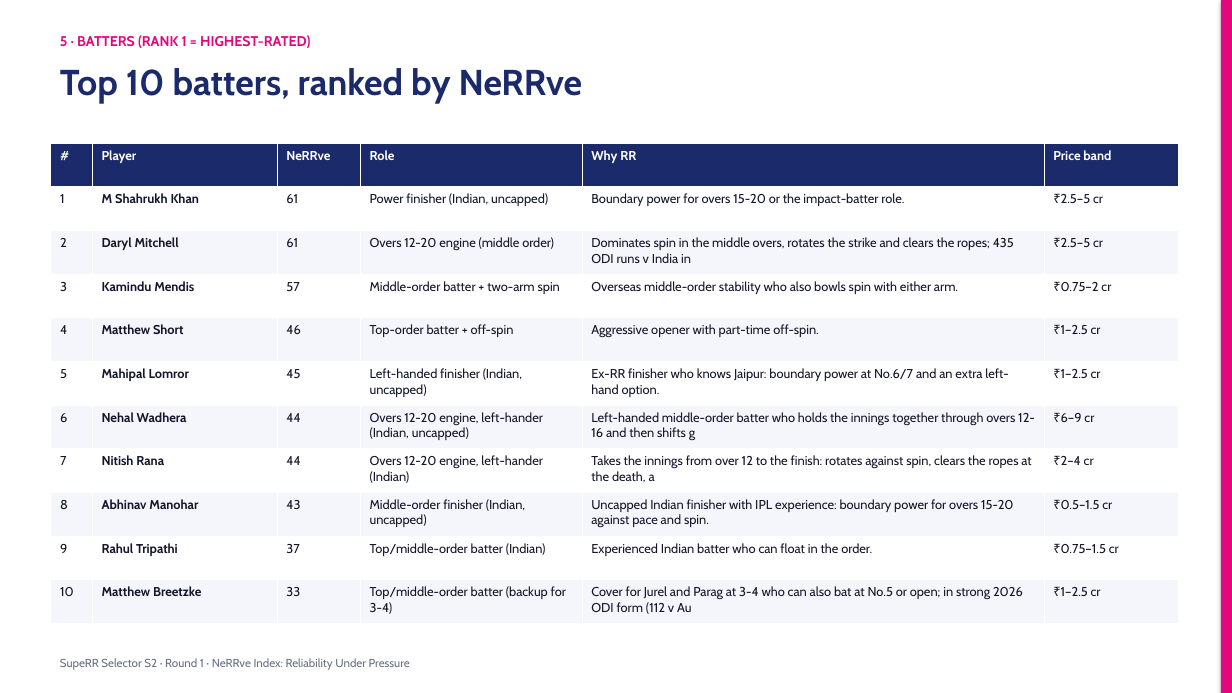
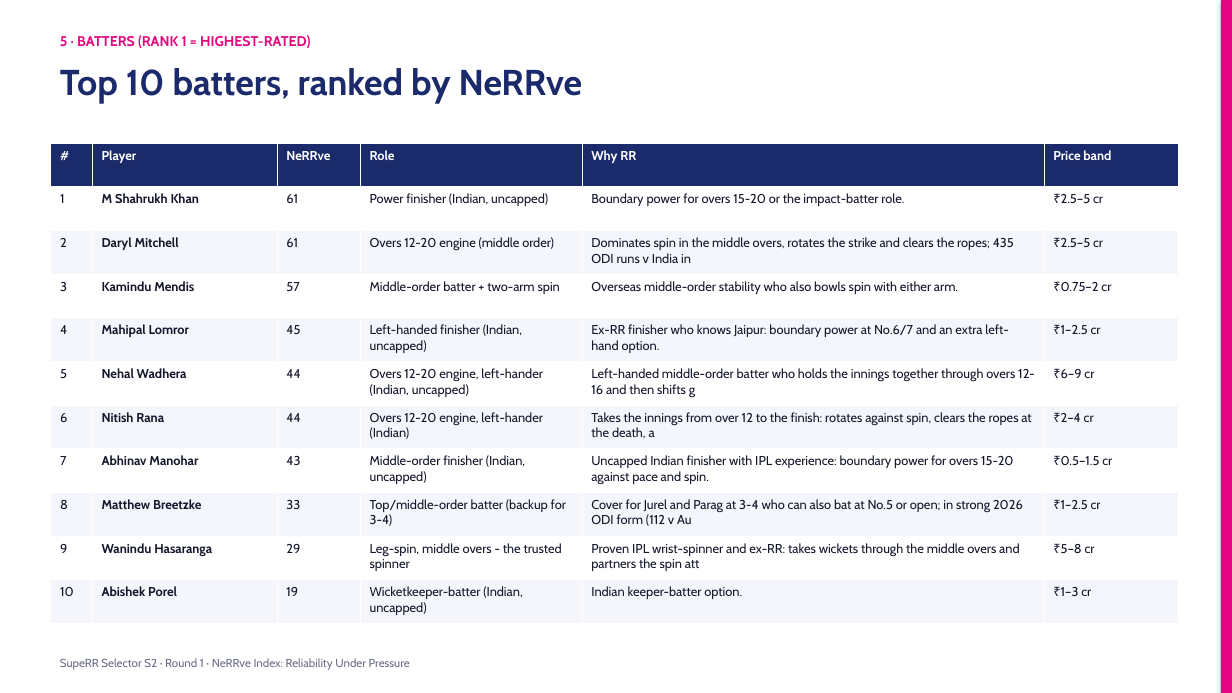
Before and after one commit to KoduruChandrasekhar/RRAuction-, a slide deck: slide 10 of submission/NeRRve_Deck.pptx. Drawn at 1232x693 pixels with LibreOffice and Linux fonts; fonts in the diff are those of the drawing. Boxes give left, top, right and bottom in pixels: in the first picture for what was removed or moved away, otherwise in the second. Text is boxed around its words. In the diff, an @@ line names an element or a change of style, - is before the commit and + after.

```diff
--- a/submission/NeRRve_Deck.pptx
+++ b/submission/NeRRve_Deck.pptx
@@ table at <box>51,143,1178,624</box> @@
-row 5: 4 | Matthew Short | 46 | Top-order batter + off-spin | Aggressive opener with part-time off-spin. | ₹1–2.5 cr
+row 5: 4 | Mahipal Lomror | 45 | Left-handed finisher (Indian, uncapped) | Ex-RR finisher who knows Jaipur: boundary power at No.6/7 and an extra left-hand option. | ₹1–2.5 cr
-row 6: 5 | Mahipal Lomror | 45 | Left-handed finisher (Indian, uncapped) | Ex-RR finisher who knows Jaipur: boundary power at No.6/7 and an extra left-hand option. | ₹1–2.5 cr
+row 6: 5 | Nehal Wadhera | 44 | Overs 12-20 engine, left-hander (Indian, uncapped) | Left-handed middle-order batter who holds the innings together through overs 12-16 and then shifts g | ₹6–9 cr
-row 7: 6 | Nehal Wadhera | 44 | Overs 12-20 engine, left-hander (Indian, uncapped) | Left-handed middle-order batter who holds the innings together through overs 12-16 and then shifts g | ₹6–9 cr
+row 7: 6 | Nitish Rana | 44 | Overs 12-20 engine, left-hander (Indian) | Takes the innings from over 12 to the finish: rotates against spin, clears the ropes at the death, a | ₹2–4 cr
-row 8: 7 | Nitish Rana | 44 | Overs 12-20 engine, left-hander (Indian) | Takes the innings from over 12 to the finish: rotates against spin, clears the ropes at the death, a | ₹2–4 cr
+row 8: 7 | Abhinav Manohar | 43 | Middle-order finisher (Indian, uncapped) | Uncapped Indian finisher with IPL experience: boundary power for overs 15-20 against pace and spin. | ₹0.5–1.5 cr
-row 9: 8 | Abhinav Manohar | 43 | Middle-order finisher (Indian, uncapped) | Uncapped Indian finisher with IPL experience: boundary power for overs 15-20 against pace and spin. | ₹0.5–1.5 cr
+row 9: 8 | Matthew Breetzke | 33 | Top/middle-order batter (backup for 3-4) | Cover for Jurel and Parag at 3-4 who can also bat at No.5 or open; in strong 2026 ODI form (112 v Au | ₹1–2.5 cr
-row 10: 9 | Rahul Tripathi | 37 | Top/middle-order batter (Indian) | Experienced Indian batter who can float in the order. | ₹0.75–1.5 cr
+row 10: 9 | Wanindu Hasaranga | 29 | Leg-spin, middle overs - the trusted spinner | Proven IPL wrist-spinner and ex-RR: takes wickets through the middle overs and partners the spin att | ₹5–8 cr
-row 11: 10 | Matthew Breetzke | 33 | Top/middle-order batter (backup for 3-4) | Cover for Jurel and Parag at 3-4 who can also bat at No.5 or open; in strong 2026 ODI form (112 v Au | ₹1–2.5 cr
+row 11: 10 | Abishek Porel | 19 | Wicketkeeper-batter (Indian, uncapped) | Indian keeper-batter option. | ₹1–3 cr
```
Also in this commit, not shown: 4 other slides changed, 5 other files.
